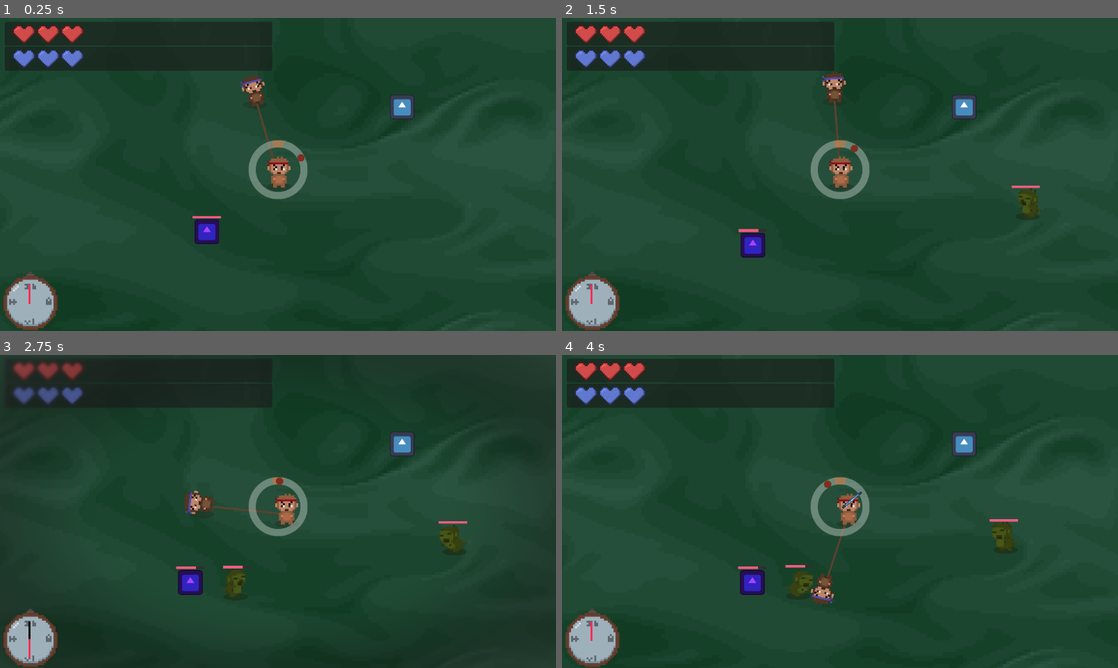
Above: before the commit, frames 1-4 (two rows, left to right).
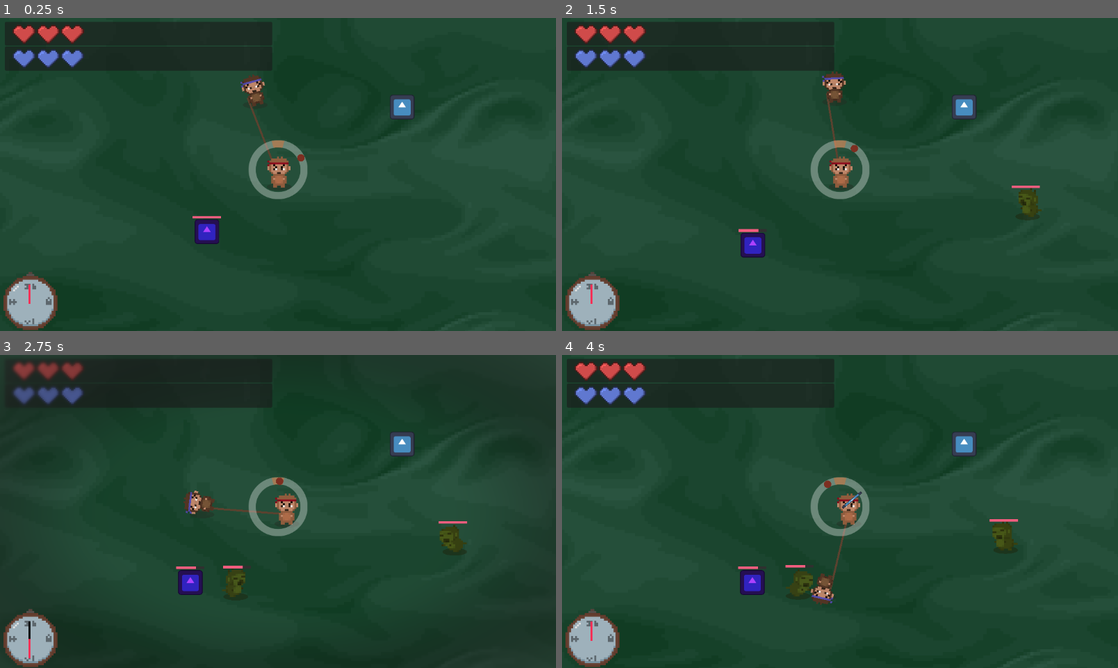
Above: after the commit, the same moments.

Repository: arrowira/cookiejam4
Game: Godot game, scene res://scenes/main.tscn
Two runs of this game, one before a commit and one after it. Both use one fixed random seed, a clock stepped at 60 frames per second and the inputs below. The engine's default icon, where the game draws it, is replaced by a stand-in: a white triangle on a blue panel in a dark square.
Inputs (mouse positions are in pixels of both pictures, inside the frame that each line leads up to):
- Up to frame 1 (0.25 s): no input
- Up to frame 2 (1.5 s): move the mouse to (962, 158) at 0.52 s; tap C (c) at 0.6 s; tap E (e) at 0.8, 1.35 s; move the mouse to (728, 190) at 1.27 s
- Up to frame 3 (2.75 s): tap K (k) at 1.55, 2.1 s; move the mouse to (333, 442) at 2.02 s; tap X (x) at 2.3 s
- Up to frame 4 (4 s): move the mouse to (812, 574) at 2.77 s; tap X (x) at 2.85 s; tap C (c) at 3.05, 3.6 s; move the mouse to (1006, 558) at 3.52 s; tap E (e) at 3.8 s

The runs differ from the first frame. In frame 1, 0.1% of the frame differs, in the area x 44-50%, y 25-46%; in frame 2, 0.1%; in frame 3, less than 0.1%; in frame 4, 0.1%.

Commit message:
player death animations

Diff:
--- a/cookie-jam-4/scenes/blue.tscn
+++ b/cookie-jam-4/scenes/blue.tscn
@@ -54,10 +54,26 @@
 "values": [32]
 }
 
+[sub_resource type="Animation" id="Animation_vskon"]
+resource_name = "death"
+tracks/0/type = "value"
+tracks/0/imported = false
+tracks/0/enabled = true
+tracks/0/path = NodePath("sprite:frame")
+tracks/0/interp = 1
+tracks/0/loop_wrap = true
+tracks/0/keys = {
+"times": PackedFloat32Array(0, 0.03, 0.06, 0.09, 0.12, 0.15, 0.18, 0.21),
+"transitions": PackedFloat32Array(1, 1, 1, 1, 1, 1, 1, 1),
+"update": 1,
+"values": [17, 18, 19, 20, 21, 22, 23, 24]
+}
+
 [sub_resource type="AnimationLibrary" id="AnimationLibrary_hvrnj"]
 _data = {
 &"RESET": SubResource("Animation_ydvue"),
 &"anchored": SubResource("Animation_qe84c"),
+&"death": SubResource("Animation_vskon"),
 &"unanchored": SubResource("Animation_02wpa")
 }
 
@@ -66,25 +82,11 @@
 weapon = true
 color = "blue"
 
-[node name="sprite" type="Sprite2D" parent="."]
-texture_filter = 1
-position = Vector2(1.9999999, -17)
-scale = Vector2(10, 10)
-texture = ExtResource("2_qe84c")
-hframes = 16
-vframes = 3
-
 [node name="Area2D" type="Area2D" parent="."]
 
 [node name="CollisionShape2D" type="CollisionShape2D" parent="Area2D"]
 position = Vector2(1.5, -2)
 shape = SubResource("RectangleShape2D_qe84c")
-
-[node name="AnimationPlayer" type="AnimationPlayer" parent="."]
-libraries = {
-&"": SubResource("AnimationLibrary_hvrnj")
-}
-speed_scale = 0.4
 
 [node name="shadowswivel" type="Node2D" parent="."]
 position = Vector2(2.9999995, 1.0000038)
@@ -96,4 +98,18 @@
 scale = Vector2(0.5, 0.15)
 texture = ExtResource("3_ydvue")
 
+[node name="sprite" type="Sprite2D" parent="."]
+texture_filter = 1
+position = Vector2(1.9999999, -17)
+scale = Vector2(10, 10)
+texture = ExtResource("2_qe84c")
+hframes = 16
+vframes = 3
+
+[node name="AnimationPlayer" type="AnimationPlayer" parent="."]
+libraries = {
+&"": SubResource("AnimationLibrary_hvrnj")
+}
+speed_scale = 0.4
+
 [connection signal="body_entered" from="Area2D" to="." method="_on_area_2d_body_entered"]
--- a/cookie-jam-4/scenes/red.tscn
+++ b/cookie-jam-4/scenes/red.tscn
@@ -54,10 +54,26 @@
 "values": [32]
 }
 
+[sub_resource type="Animation" id="Animation_vskon"]
+resource_name = "death"
+tracks/0/type = "value"
+tracks/0/imported = false
+tracks/0/enabled = true
+tracks/0/path = NodePath("sprite:frame")
+tracks/0/interp = 1
+tracks/0/loop_wrap = true
+tracks/0/keys = {
+"times": PackedFloat32Array(0, 0.03, 0.06, 0.09, 0.12, 0.15, 0.18, 0.21),
+"transitions": PackedFloat32Array(1, 1, 1, 1, 1, 1, 1, 1),
+"update": 1,
+"values": [17, 18, 19, 20, 21, 22, 23, 24]
+}
+
 [sub_resource type="AnimationLibrary" id="AnimationLibrary_hvrnj"]
 _data = {
 &"RESET": SubResource("Animation_ydvue"),
 &"anchored": SubResource("Animation_qe84c"),
+&"death": SubResource("Animation_vskon"),
 &"unanchored": SubResource("Animation_02wpa")
 }
 
--- a/cookie-jam-4/scripts/companion.gd
+++ b/cookie-jam-4/scripts/companion.gd
@@ -20,6 +20,8 @@
 		else:
 			rotation = PI/2
 
+func die():
+	$AnimationPlayer.play("death")
 func anchor():
 	weapon = false
 	$AnimationPlayer.play("anchored")
--- a/cookie-jam-4/scripts/player.gd
+++ b/cookie-jam-4/scripts/player.gd
@@ -30,9 +30,6 @@
 
 # Called every frame. 'delta' is the elapsed time since the previous frame.
 func _process(delta: float) -> void:
-	if !dead:
-		$Line2D.set_point_position(0, blue.global_position)
-		$Line2D.set_point_position(1, red.global_position)
 	anchorPos = $"camera anchor".position
 
 	if Input.is_action_just_pressed("k"):
@@ -89,6 +86,11 @@
 	elif upgradeID == 5:
 		changeRope(20)
 func _physics_process(delta: float) -> void:
+
+	if !dead:
+		$Line2D.set_point_position(0, blue.global_position)
+		$Line2D.set_point_position(1, red.global_position)
+
 	if !frozen:
 		if anchor == "red":
 			$rSpin.rotation_degrees += rSpinSpeed*Engine.time_scale
@@ -97,6 +99,11 @@
 
 func death():
 	print("dead")
+	circle.queue_free()
+	if anchor == "red":
+		$bSpin/red.die()
+	else:
+		$rSpin/blue.die()
 	dead=true
 
 
Not shown: 1 places in cookie-jam-4/scenes/blue.tscn that only renumber resources
Not shown: 1 places in cookie-jam-4/scenes/red.tscn that only renumber resources
